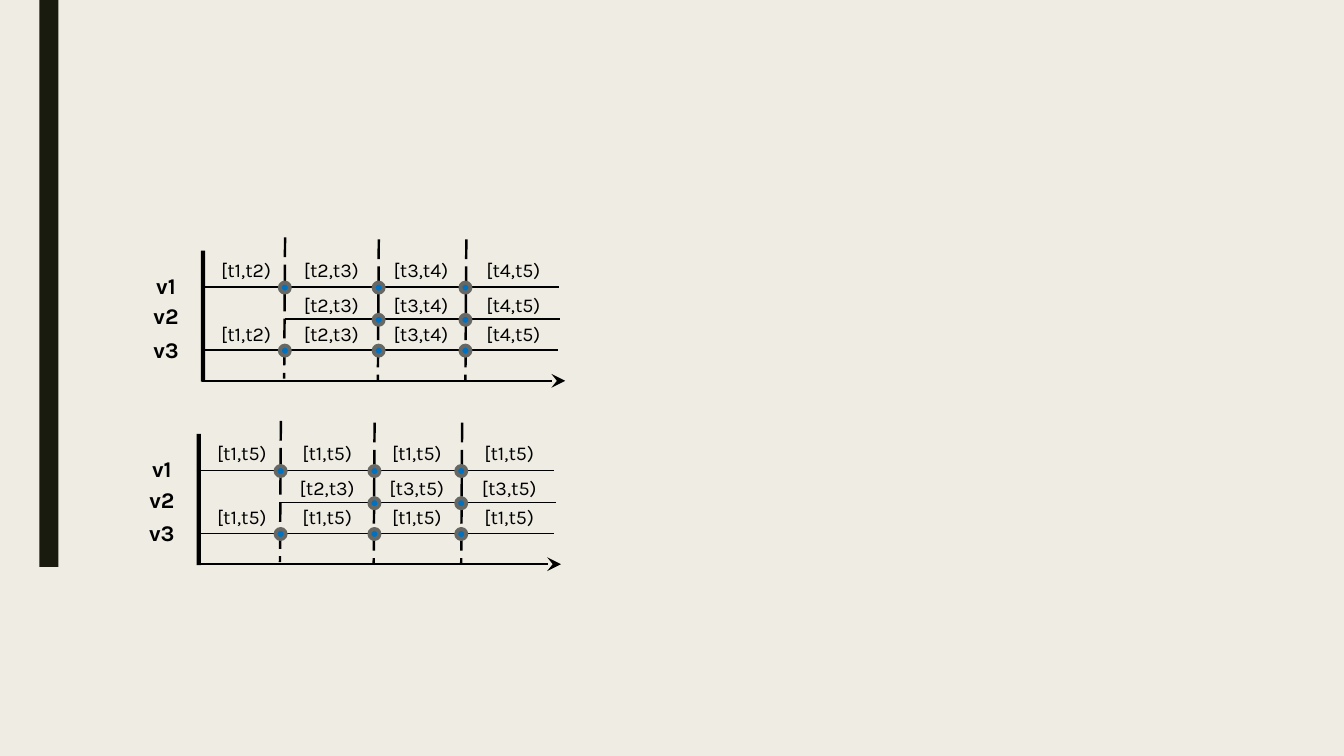
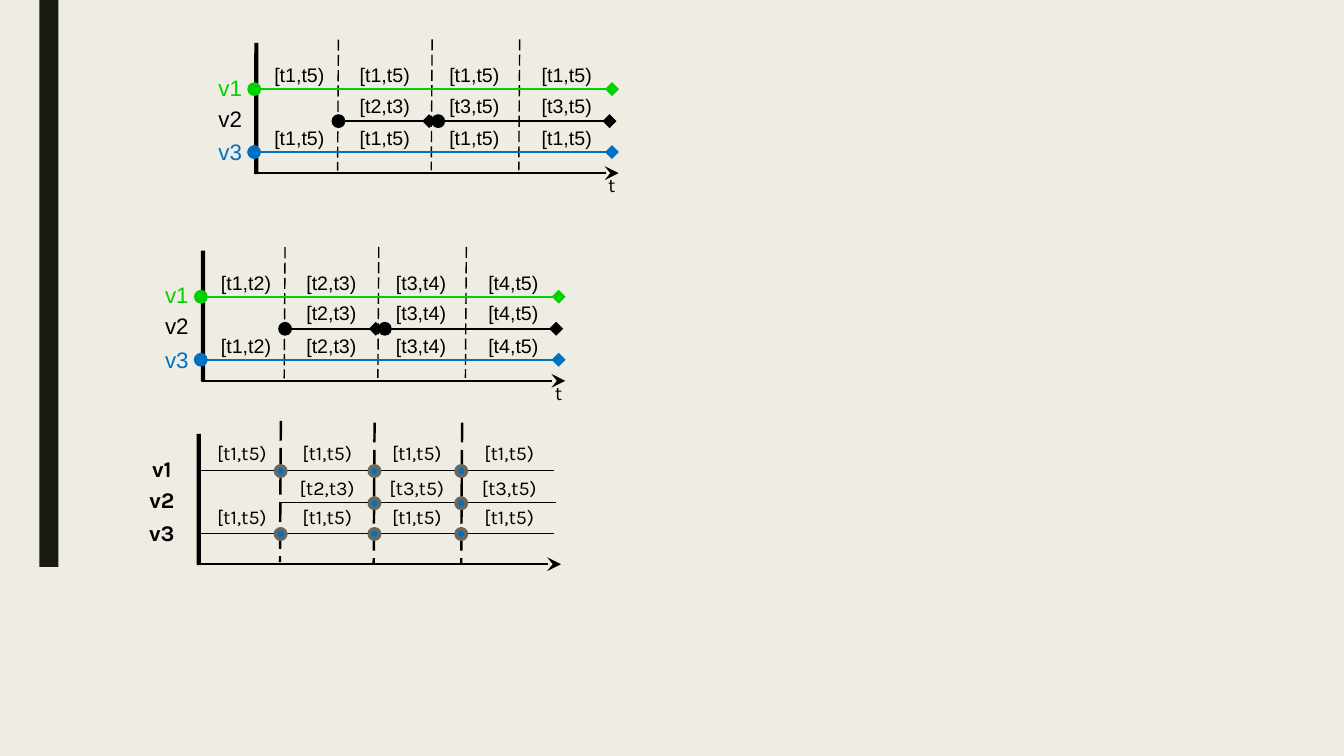
Before and after one commit to PortalDB/portal, a slide deck: slide 3 of paper/edbt2017short/figs/model.pptx. Drawn at 1344x756 pixels with LibreOffice and Linux fonts; fonts in the diff are those of the drawing. Boxes give left, top, right and bottom in pixels: in the first picture for what was removed or moved away, otherwise in the second. Text is boxed around its words. In the diff, an @@ line names an element or a change of style, - is before the commit and + after.

```diff
--- a/paper/edbt2017short/figs/model.pptx
+++ b/paper/edbt2017short/figs/model.pptx
@@ group added at [218,39,619,193]: 15 texts, 4 lines, 4 double arrows, 1 arrow @@
+v1
+v2
+v3
+[t1,t5)
+[t1,t5)
+[t1,t5)
+[t2,t3)
+[t1,t5)
+[t1,t5)
+[t3,t5)
+[t1,t5)
+[t1,t5)
+[t3,t5)
+[t1,t5)
+t
@@ line moved from (285, 238) - (284, 379) to (285, 247) - (284, 378) @@
@@ line (285, 247) - (284, 378): stroke #000000 1.75 pt dashed to #000000 1 pt dashed @@
@@ line moved from (379, 239) - (378, 380) to (379, 247) - (378, 378) @@
@@ line (379, 247) - (378, 378): stroke #000000 1.75 pt dashed to #000000 1 pt dashed @@
@@ line moved from (467, 239) - (466, 380) to (467, 247) - (466, 378) @@
@@ line (467, 247) - (466, 378): stroke #000000 1.75 pt dashed to #000000 1 pt dashed @@
@@ font Karla to Arial in 11 elements at [306,305,356,324], [396,305,446,324], [488,305,538,324], [221,338,271,357], [306,338,356,357], [396,338,446,357], [488,338,538,357], [221,275,271,294], [306,275,356,294], [396,275,446,294], [488,275,538,294] @@
@@ 4 texts: place and size @@
-4 texts at [221,262,540,279]
+4 texts at [221,275,538,294]
@@ text "v1" at [165,287,189,303]: font Karla to Arial, text colour #000000 to #00D200, bold off @@
@@ line (201, 296) - (559, 296): line to double arrow; stroke #000000 1 pt to #00D200 1.5 pt @@
@@ 3 texts: place and size @@
-3 texts at [153,279,178,359]
+3 texts at [165,287,189,369]
@@ text "v2" at [165,318,189,334]: font Karla to Arial, bold off @@
@@ 7 texts, 2 double arrows: place and size @@
-7 texts, 2 double arrows at [201,287,559,343]
+7 texts, 2 double arrows at [201,296,559,357]
@@ line (285, 329) - (376, 329): line to double arrow; stroke #000000 1 pt to #000000 1.5 pt @@
@@ line moved from (378, 319) - (560, 319) to (385, 329) - (557, 329) @@
@@ line (385, 329) - (557, 329): line to double arrow; stroke #000000 1 pt to #000000 1.5 pt @@
@@ group removed at [280,282,471,356]: 8 ellipses @@
@@ text "v3" at [165,352,189,369]: font Karla to Arial, text colour #000000 to #0070C0, bold off @@
@@ line moved from (205, 350) - (558, 350) to (201, 360) - (559, 360) @@
@@ line (201, 360) - (559, 360): line to double arrow; stroke #000000 1 pt to #0070C0 1.5 pt @@
@@ text added at [555,382,562,401], 14 pt, text #000000 @@
+t
```
Also in this commit, not shown: 2 other files.
